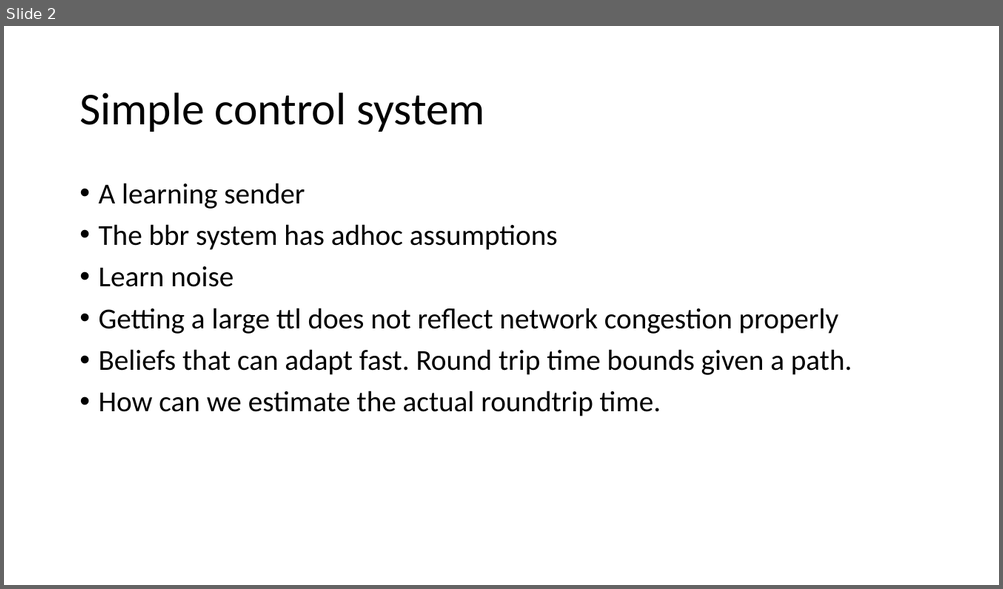
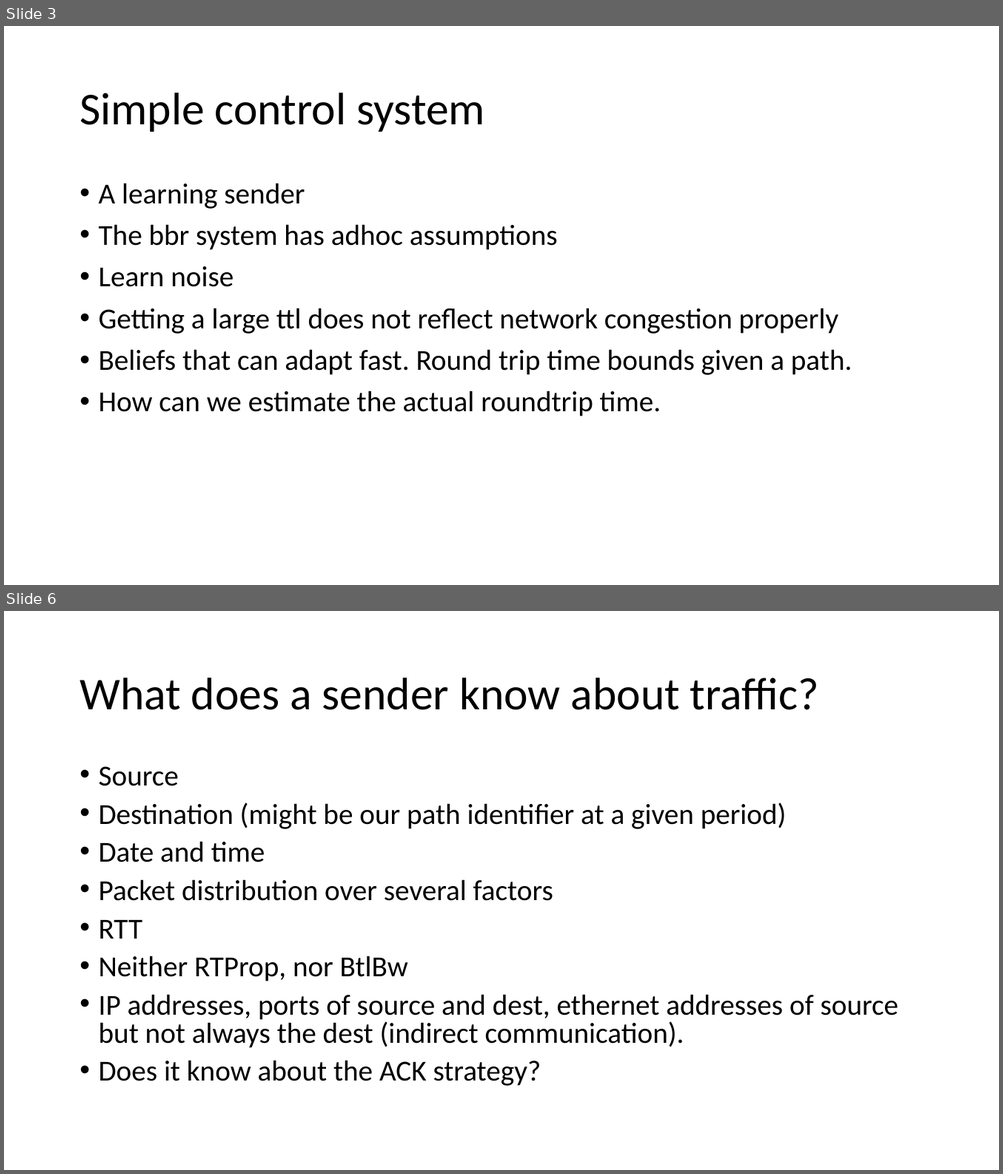
Before and after one commit to adhocmaster/netmad, a slide deck: docs/plan.pptx. Shown one above the other, each under a label of ours: slide 2 before the commit, slides 3 and 6 after it; the slides between them are not shown. The pictures are 1003x589 and 1003x1174 pixels, drawn with LibreOffice and Linux fonts; fonts in the diff are those of the drawing. Boxes give left, top, right and bottom in pixels: in the first picture for what was removed or moved away, otherwise in the second. Text is boxed around its words. In the diff, an @@ line names an element or a change of style, - is before the commit and + after.

```diff
--- a/docs/plan.pptx
+++ b/docs/plan.pptx
@@ slide 6 added at box(4, 611, 999, 1170), background #FFFFFF @@
@@ title added at box(79, 678, 819, 710), 44 pt, text #000000 @@
+What does a sender know about traffic?
@@ text added at box(99, 766, 899, 1086), 28 pt, text #000000 @@
+• Source
+• Destination (might be our path identifier at a given period)
+• Date and time
+• Packet distribution over several factors
+• RTT
+• Neither RTProp, nor BtlBw
+• IP addresses, ports of source and dest, ethernet addresses of source but not always the dest (indirect communication).
+• Does it know about the ACK strategy?
@@ what was slide 2 is now slide 3 @@
```
Also in this commit, not shown: 1 slide changed, 4 other slides added, 2 other files.
